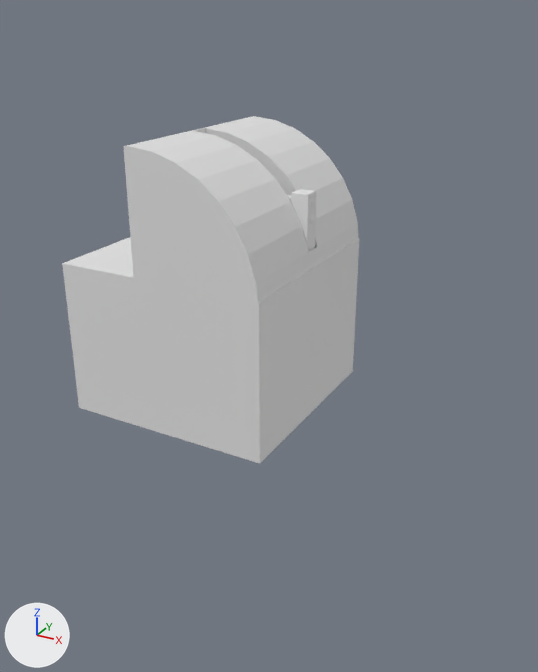
Before and after pictures for a commit that changed the Blender file Model.blend.
The view is the same before and after, from a 50 mm lens placed at (1.02, -2.01, 0.98), pointed at (-0.36, 0.5, -0.27). The lights are fixed; the arrows at lower left show +X, +Y and +Z.

Script lines for the objects in view, before the commit:
```python
me_circle_028 = bpy.data.meshes.new('Circle.028')
me_circle_028.from_pydata(...)  # 289 vertices, 228 faces; spans x -24.9..25.2, y -17.4..9.9, z -1.1..29.6
me_cube_036 = bpy.data.meshes.new('Cube.036')
me_cube_036.from_pydata(...)  # 214 vertices, 381 faces; spans x -0.58..0.546, y -0.546..0.546, z -0.546..0.248
me_cube_038 = bpy.data.meshes.new('Cube.038')
me_cube_038.from_pydata(...)  # a box spanning x -1.0..1.0, y -1.0..1.0, z -1.0..1.0
me_cube_039 = bpy.data.meshes.new('Cube.039')
me_cube_039.from_pydata(...)  # 12 vertices, 10 faces; spans x -1.0..1.0, y -1.0..1.0, z -1.0..1.0
ob_circle_015 = bpy.data.objects.new('Circle.015', me_circle_028)
ob_circle_015.location = (-1.069, 1.07, 0.235)
ob_circle_015.rotation_euler = (1.571, 0.0, 1.571)  # degrees (90, 0, 90)
ob_circle_015.scale = (0.0218, 0.0218, 0.0218)
ob_cube_018 = bpy.data.objects.new('Cube.018', me_cube_036)
ob_cube_018.location = (-0.965, 1.073, -0.39)
ob_cube_020 = bpy.data.objects.new('Cube.020', me_cube_038)
ob_cube_020.location = (-0.485, 1.068, 0.0721)
ob_cube_020.rotation_euler = (1.571, 0.0, 1.571)  # degrees (90, 0, 90)
ob_cube_020.scale = (0.0445, 0.138, 0.0425)
ob_cube_021 = bpy.data.objects.new('Cube.021', me_cube_039)
ob_cube_021.location = (-0.454, 1.072, 0.161)
ob_cube_021.scale = (0.0149, 0.0149, 0.0149)
```
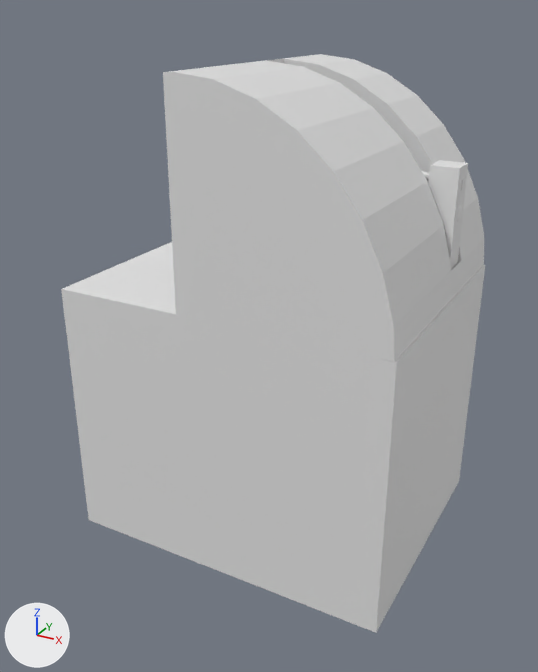
Pixel boxes [x1, y1, x2, y2] of what changed, in the pictures (538 x 672 px):
'Cube', added
    after: [61, 242, 485, 633]
'Circle.003', added
    after: [163, 54, 484, 362]
'Cube.018', deleted
    before: [62, 237, 359, 463]
'Circle.015', deleted
    before: [123, 116, 358, 302]
'Cube.020', moved
    before: [291, 189, 316, 252]
    after: [429, 160, 468, 269]
'Cube.021', moved
    before: [311, 200, 314, 207]
    after: [460, 177, 466, 191]
'Circle.001', added
    after: [457, 205, 462, 222]
'NurbsPath.005', added
    after: [422, 171, 429, 181]

What changed in the scene script:
```text
Add cu_nurbspath_005:
    cu_nurbspath_005 = bpy.data.curves.new('NurbsPath.005', 'CURVE')
    cu_nurbspath_005.dimensions = '3D'
    _sp = cu_nurbspath_005.splines.new('NURBS'); _sp.points.add(2)
    _sp.points.foreach_set('co', [-2.262, -0.0174, 0.0268, 1.0, -2.004, 0.0175, 0.0282, 1.0, -0.31, 0.0, -0.212, 1.0])
    _sp.points.foreach_set('radius', [3.543, 1.531, 1.705])
    _sp.order_u = 3
    _sp.order_v = 0
    _sp.use_endpoint_u = True
    cu_nurbspath_005.use_path = True
    cu_nurbspath_005.use_path_clamp = True
    cu_nurbspath_005.bevel_depth = 0.019
    cu_nurbspath_005.fill_mode = 'FULL'
Remove ob_cube_018:
    ob_cube_018 = bpy.data.objects.new('Cube.018', me_cube_036)
Change ob_cube_020:
    ob_cube_020.location: (-0.485, 1.068, 0.0721) -> (0.48, -0.00471, 0.462)
Change ob_cube_021:
    ob_cube_021.location: (-0.454, 1.072, 0.161) -> (0.512, -0.000695, 0.551)
Remove ob_circle_015:
    ob_circle_015 = bpy.data.objects.new('Circle.015', me_circle_028)
Add ob_nurbspath_005:
    ob_nurbspath_005 = bpy.data.objects.new('NurbsPath.005', cu_nurbspath_005)
    ob_nurbspath_005.parent = ob_пустышка
    ob_nurbspath_005.location = (0.607, 0.0, 0.615)
    ob_nurbspath_005.scale = (0.314, 0.314, 0.314)
Add ob_пустышка:
    ob_пустышка = bpy.data.objects.new('Пустышка', None)
    ob_пустышка.location = (0.546, -0.546, -0.546)
    ob_пустышка.scale = (0.917, 0.916, 1.01)
Add ob_circle_003:
    ob_circle_003 = bpy.data.objects.new('Circle.003', me_circle_008)  # 374 vertices, 317 faces; spans x -24.9..15.2, y -17.3..9.9, z -1.1..29.6; modifiers DECIMATE
    ob_circle_003.parent = ob_пустышка
    ob_circle_003.location = (-0.104, -0.00269, 0.625)
    ob_circle_003.rotation_euler = (1.571, 0.0, 1.571)  # degrees (90, 0, 90)
    ob_circle_003.scale = (0.0218, 0.0218, 0.0218)
Add ob_circle_001:
    ob_circle_001 = bpy.data.objects.new('Circle.001', me_circle_002)  # 224 vertices, 207 faces; spans x -1.0..1.0, y -1.0..1.0, z -0.67..0.33; modifiers DECIMATE
    ob_circle_001.parent = ob_пустышка
    ob_circle_001.location = (0.523, -0.00278, 0.473)
    ob_circle_001.rotation_euler = (0.0, 1.571, 0.0)  # degrees (0, 90, 0)
    ob_circle_001.scale = (0.0239, 0.0239, 0.0239)
Add ob_cube:
    ob_cube = bpy.data.objects.new('Cube', me_cube_001)  # 241 vertices, 202 faces; spans x -0.58..0.546, y -0.546..0.328, z -0.546..0.248; modifiers DECIMATE
    ob_cube.parent = ob_пустышка
    ob_cube.location = (0.0, 0.0, 0.0)
```
